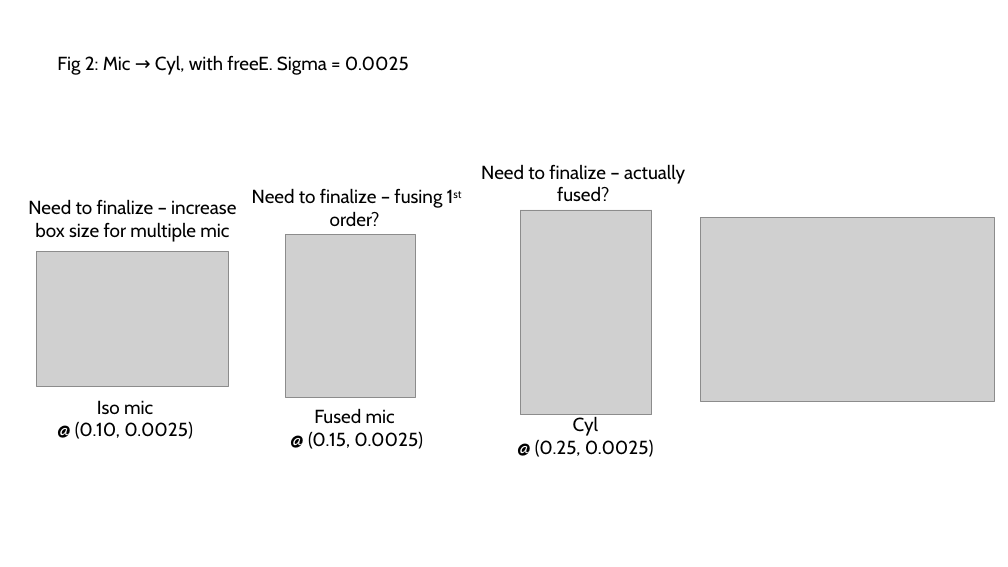
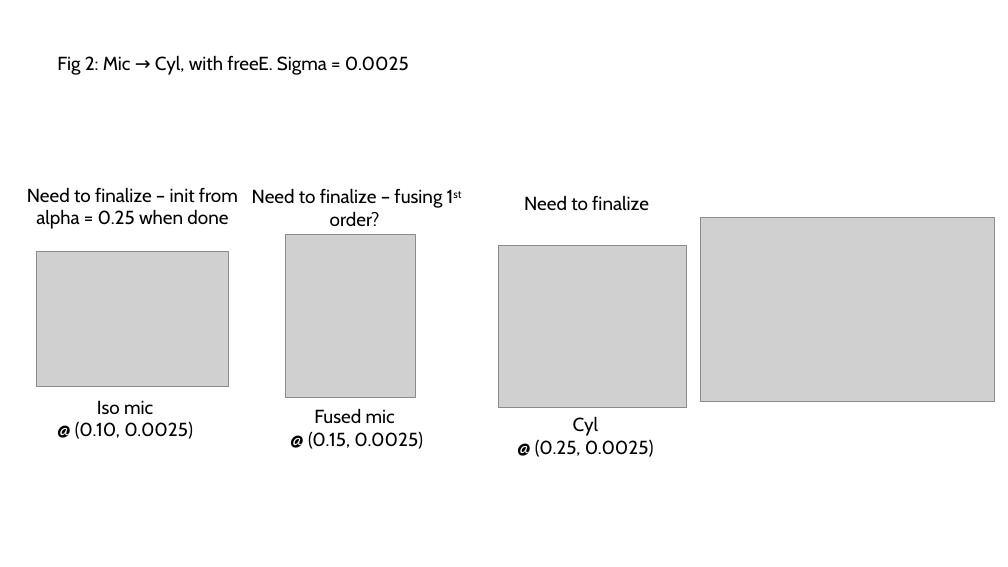
Before and after one commit to tyokokur/presentations, a slide deck: slide 2 of SYSG3_paper.pptx. Drawn at 1008x567 pixels with LibreOffice and Linux fonts; fonts in the diff are those of the drawing; grey boxes stand for pictures. Boxes give left, top, right and bottom in pixels: in the first picture for what was removed or moved away, otherwise in the second. Text is boxed around its words. In the diff, an @@ line names an element or a change of style, - is before the commit and + after.

```diff
--- a/SYSG3_paper.pptx
+++ b/SYSG3_paper.pptx
@@ text at box(27, 187, 238, 229): text changed @@
-Need to finalize – increase box size for multiple mic
+Need to finalize – init from alpha = 0.25 when done
@@ text at box(524, 196, 649, 211): text changed @@
-Need to finalize – actually fused?
+Need to finalize
@@ picture: place and size @@
-picture at box(520, 210, 652, 415)
+picture at box(499, 246, 687, 408)
```
Also in this commit, not shown: 3 other slides changed.
